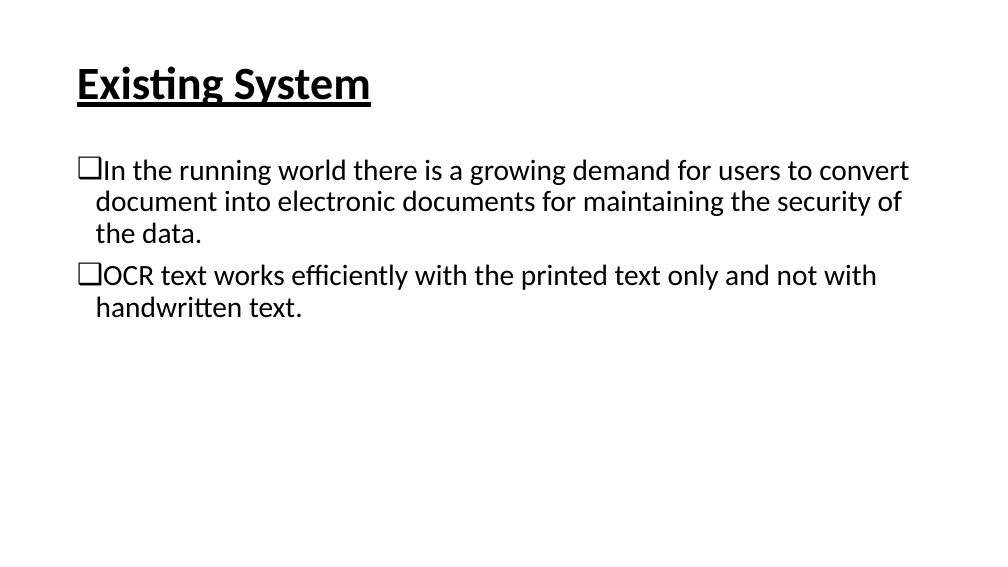
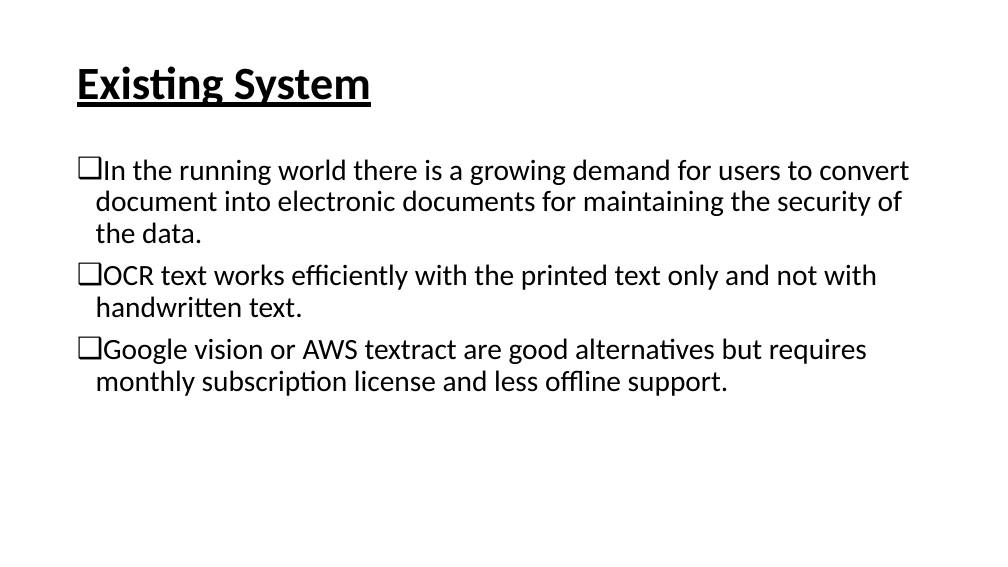
Before and after one commit to harisreedhar/Handwritten-Document-Recognition, a slide deck: slide 3 of Documents/presentation.pptx. Drawn at 1008x567 pixels with LibreOffice and Linux fonts; fonts in the diff are those of the drawing. Boxes give left, top, right and bottom in pixels: in the first picture for what was removed or moved away, otherwise in the second. Text is boxed around its words. In the diff, an @@ line names an element or a change of style, - is before the commit and + after.

```diff
--- a/Documents/presentation.pptx
+++ b/Documents/presentation.pptx
@@ text at (x1=96, y1=338, x2=867, y2=396): paragraph added @@
+❑ Google vision or AWS textract are good alternatives but requires monthly subscription license and less offline support.
```
Also in this commit, not shown: 2 other slides changed.
